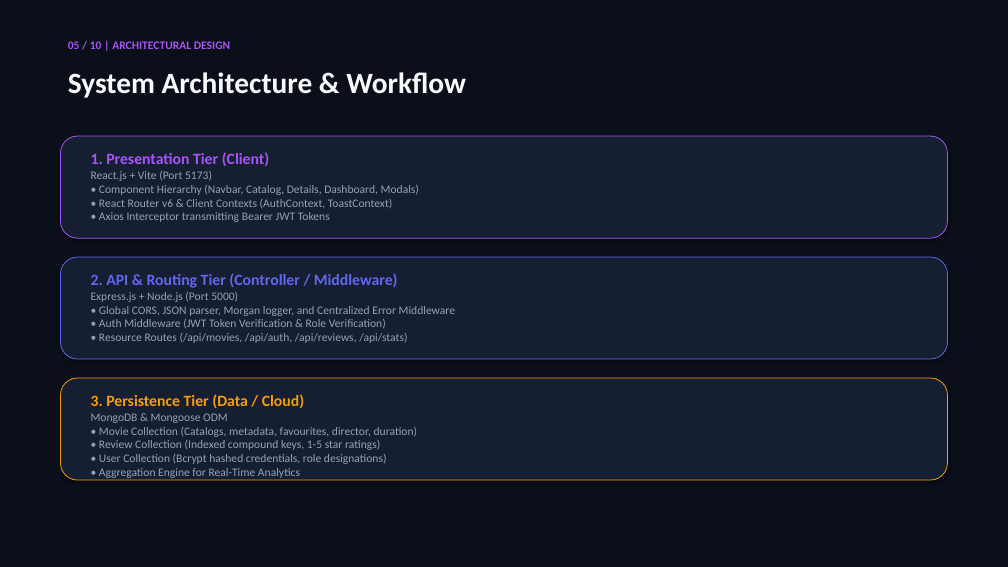
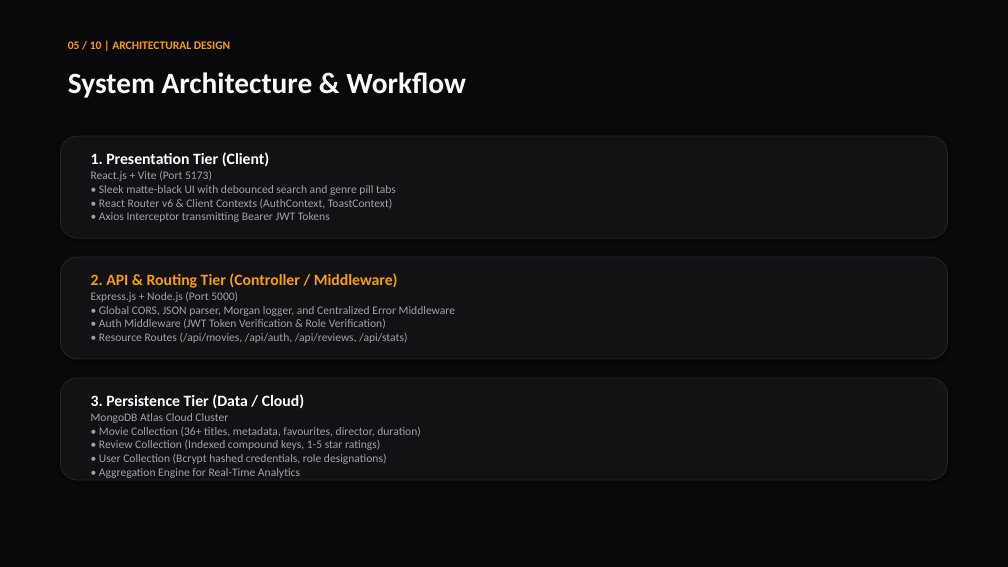
Before and after one commit to Samarth-Varma-M/cineverse-mern-project, a slide deck: slide 5 of presentation/CineVerse_MERN_Project_Presentation.pptx. Drawn at 1008x567 pixels with LibreOffice and Linux fonts; fonts in the diff are those of the drawing. Boxes give left, top, right and bottom in pixels: in the first picture for what was removed or moved away, otherwise in the second. Text is boxed around its words. In the diff, an @@ line names an element or a change of style, - is before the commit and + after.

Commit message:
feat: overhaul UI to sleek matte black, expand catalog to 36+ movies, add debounced search, clean clutter

```diff
--- a/presentation/CineVerse_MERN_Project_Presentation.pptx
+++ b/presentation/CineVerse_MERN_Project_Presentation.pptx
@@ rectangle at <box>0,0,1008,567</box>: fill #0B0F19 to #09090B @@
@@ text "05 / 10 | ARCHITECTURAL ..." at <box>68,41,230,49</box>: text colour #A855F7 to #F59E0B @@
@@ rounded rectangle at <box>60,136,948,238</box>: fill #161E31 to #121215; outline #A855F7 0.75 pt to #27272E 0.75 pt @@
@@ text at <box>91,171,396,222</box>: text changed; text colour #94A3B8 to #A1A1AA @@
-React.js + Vite (Port 5173)
-• Component Hierarchy (Navbar, Catalog, Details, Dashboard, Modals)
-• React Router v6 & Client Contexts (AuthContext, ToastContext)
-• Axios Interceptor transmitting Bearer JWT Tokens
+React.js + Vite (Port 5173)
+• Sleek matte-black UI with debounced search and genre pill tabs
+• React Router v6 & Client Contexts (AuthContext, ToastContext)
+• Axios Interceptor transmitting Bearer JWT Tokens
@@ text at <box>91,152,270,166</box>: text colour #A855F7 to #FFFFFF in "1. Presentation Tier (Client)" @@
@@ rounded rectangle at <box>60,257,948,359</box>: fill #161E31 to #121215; outline #6366F1 0.75 pt to #27272E 0.75 pt @@
@@ text "2. API & Routing Tier ..." at <box>91,273,455,343</box>: text colour #6366F1 to #F59E0B in "2. API & Routing Tier (Controller / ..."; text colour #94A3B8 to #A1A1AA in "Express.js + Node.js (Port 5000) • Global ..." @@
@@ rounded rectangle at <box>60,378,948,480</box>: fill #161E31 to #121215; outline #F59E0B 0.75 pt to #27272E 0.75 pt @@
@@ text at <box>91,413,421,478</box>: text changed; text colour #94A3B8 to #A1A1AA @@
-MongoDB & Mongoose ODM
-• Movie Collection (Catalogs, metadata, favourites, director, duration)
-• Review Collection (Indexed compound keys, 1-5 star ratings)
-• User Collection (Bcrypt hashed credentials, role designations)
-• Aggregation Engine for Real-Time Analytics
+MongoDB Atlas Cloud Cluster
+• Movie Collection (36+ titles, metadata, favourites, director, duration)
+• Review Collection (Indexed compound keys, 1-5 star ratings)
+• User Collection (Bcrypt hashed credentials, role designations)
+• Aggregation Engine for Real-Time Analytics
@@ text at <box>91,394,304,408</box>: text colour #F59E0B to #FFFFFF in "3. Persistence Tier (Data / Cloud)" @@
```
Also in this commit, not shown: 9 other slides changed, 11 other files.
